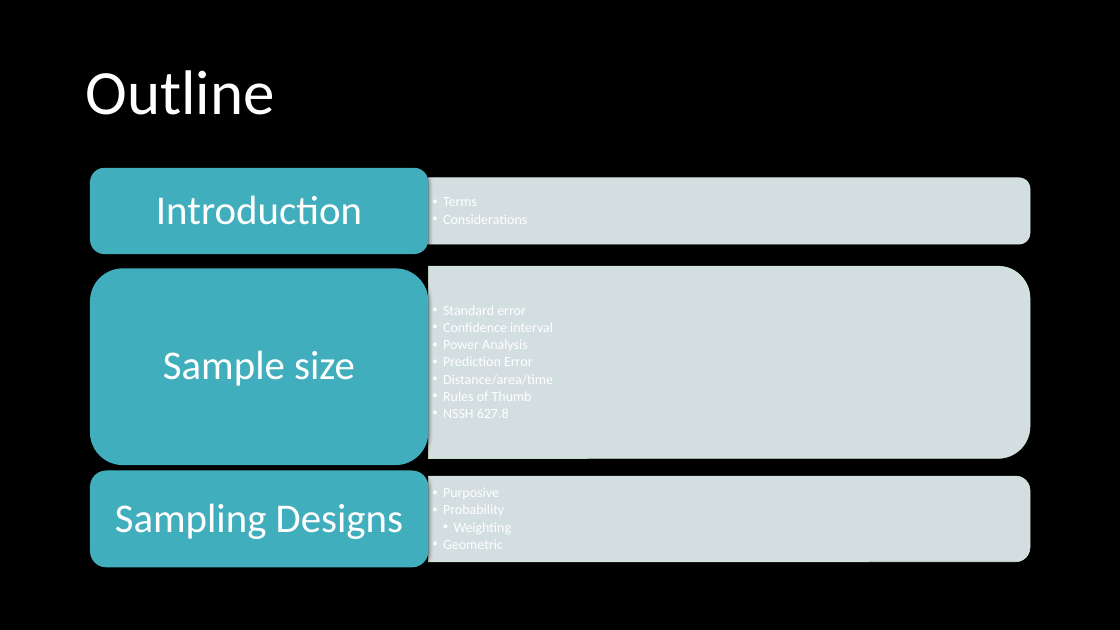
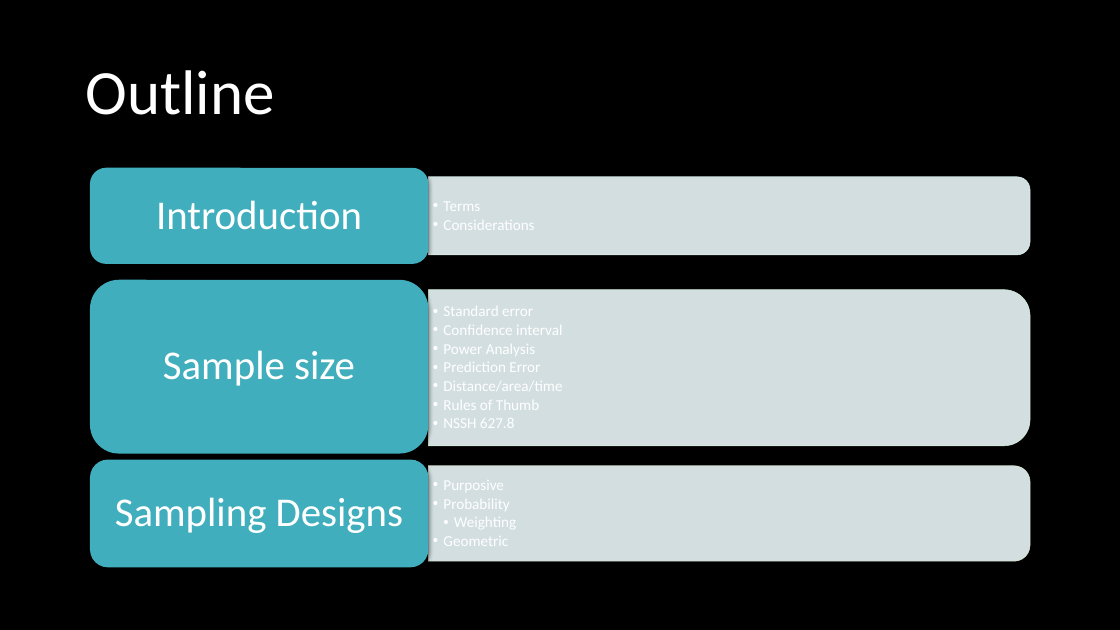
Before and after one commit to ncss-tech/stats_for_soil_survey, a slide deck: slide 3 of presentations/3_sampling/sampling_fy22.pptx. Drawn at 1120x630 pixels with LibreOffice and Linux fonts; fonts in the diff are those of the drawing; background and template pictures are left out. Boxes give left, top, right and bottom in pixels: in the first picture for what was removed or moved away, otherwise in the second. Text is boxed around its words. In the diff, an @@ line names an element or a change of style, - is before the commit and + after.

```diff
--- a/presentations/3_sampling/sampling_fy22.pptx
+++ b/presentations/3_sampling/sampling_fy22.pptx
@@ rounded rectangle resized from (x1=90, y1=168, x2=429, y2=255) to (x1=90, y1=168, x2=429, y2=264) @@
@@ text "Introduction" moved from (x1=156, y1=195, x2=362, y2=225) to (x1=156, y1=200, x2=362, y2=230) @@
@@ round same rect resized from (x1=429, y1=178, x2=1031, y2=244) to (x1=429, y1=177, x2=1031, y2=255) @@
@@ rounded rectangle resized from (x1=90, y1=268, x2=429, y2=465) to (x1=90, y1=280, x2=429, y2=454) @@
@@ size 12 to 13 pt in 3 elements at (x1=443, y1=483, x2=516, y2=546), (x1=443, y1=204, x2=534, y2=230), (x1=443, y1=306, x2=562, y2=428) @@
@@ round same rect resized from (x1=429, y1=266, x2=1031, y2=458) to (x1=429, y1=290, x2=1030, y2=446) @@
@@ rounded rectangle resized from (x1=90, y1=471, x2=429, y2=567) to (x1=90, y1=460, x2=429, y2=567) @@
@@ text "Sampling Designs" moved from (x1=115, y1=503, x2=403, y2=539) to (x1=115, y1=497, x2=403, y2=533) @@
@@ round same rect resized from (x1=429, y1=476, x2=1030, y2=562) to (x1=429, y1=465, x2=1030, y2=561) @@
```
Also in this commit, not shown: 3 other slides changed, 2 slides added, 2 slides removed.
